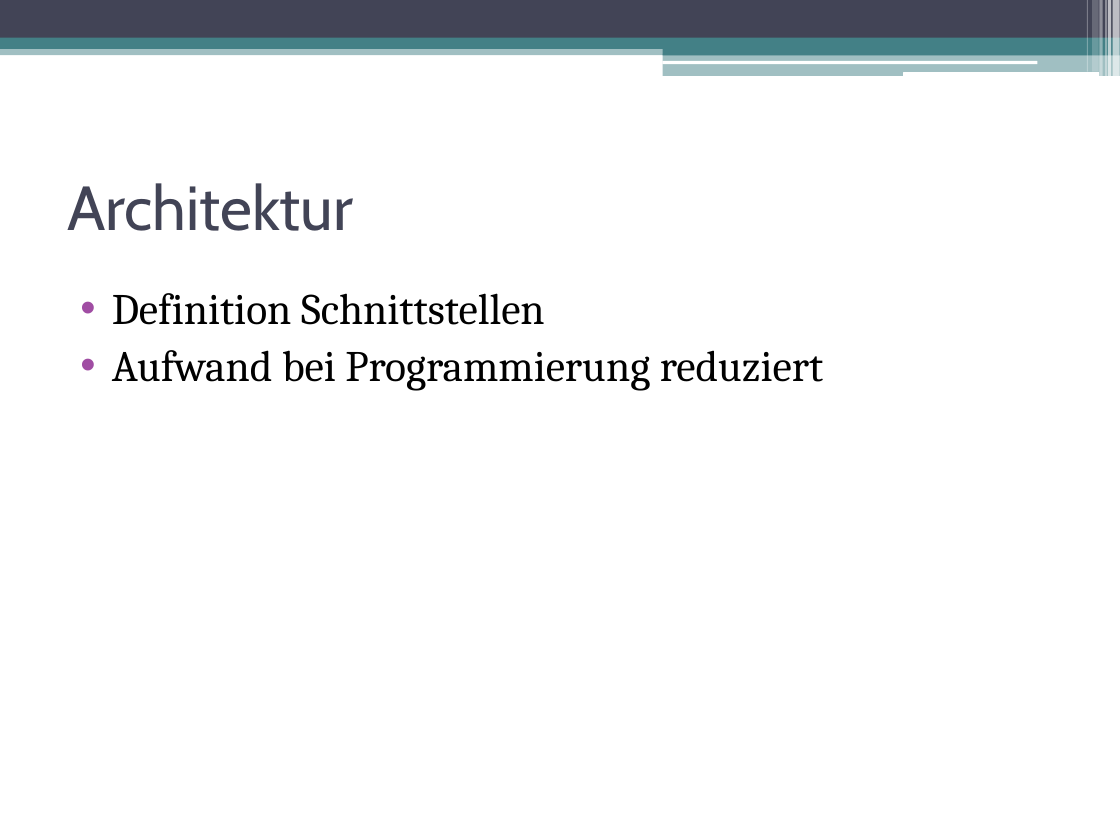
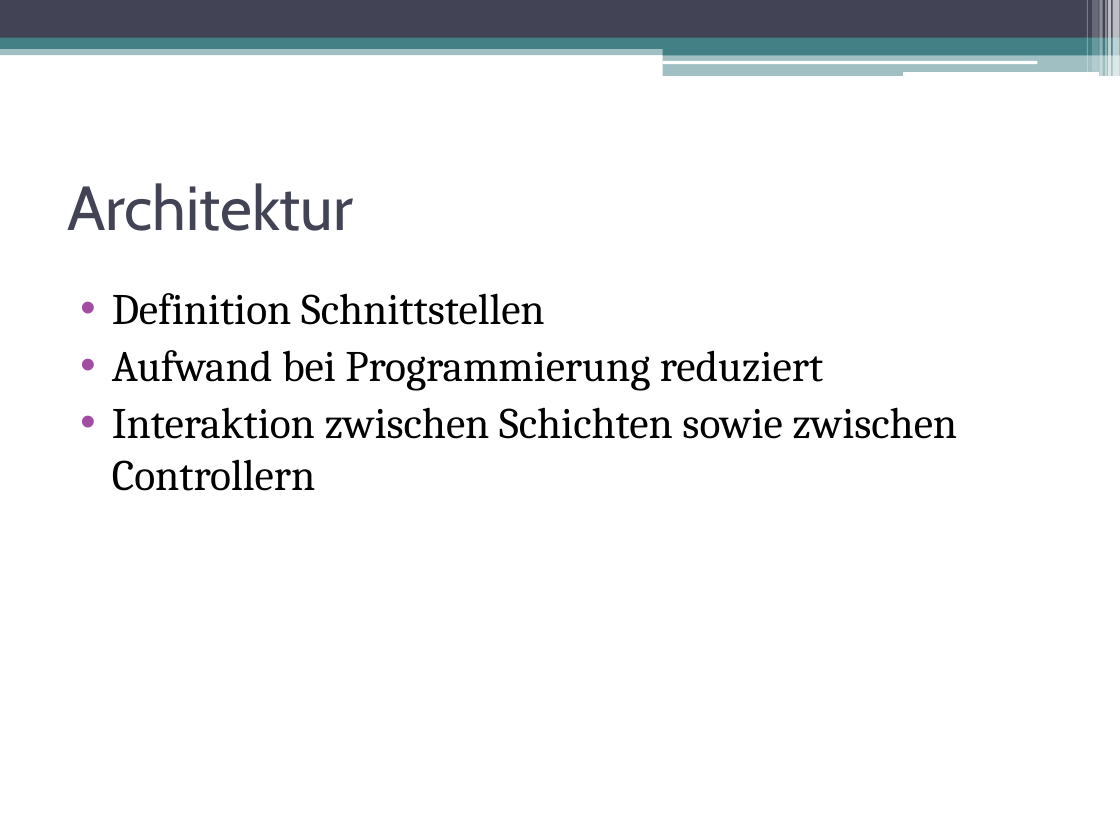
Before and after one commit to DanJoeHa/Fallstudie, a slide deck: slide 12 of Projektmanagement/Abschlusspräsentation.pptx. Drawn at 1120x840 pixels with LibreOffice and Linux fonts; fonts in the diff are those of the drawing. Boxes give left, top, right and bottom in pixels: in the first picture for what was removed or moved away, otherwise in the second. Text is boxed around its words. In the diff, an @@ line names an element or a change of style, - is before the commit and + after.

```diff
--- a/Projektmanagement/Abschlusspräsentation.pptx
+++ b/Projektmanagement/Abschlusspräsentation.pptx
@@ text at box(112, 407, 957, 491): paragraph added @@
+• Interaktion zwischen Schichten sowie zwischen Controllern
```
Also in this commit, not shown: 7 other slides changed, 4 slides added, 1 slide removed, 1 other file.
